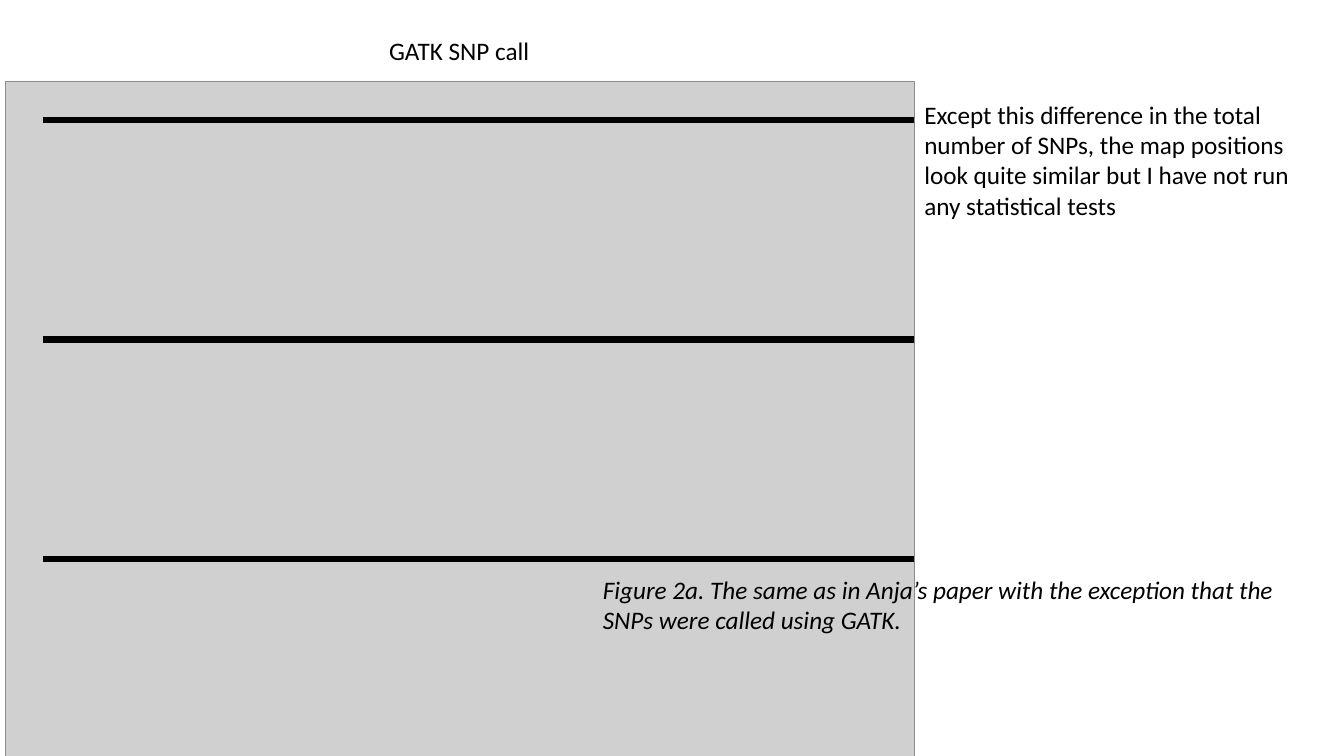
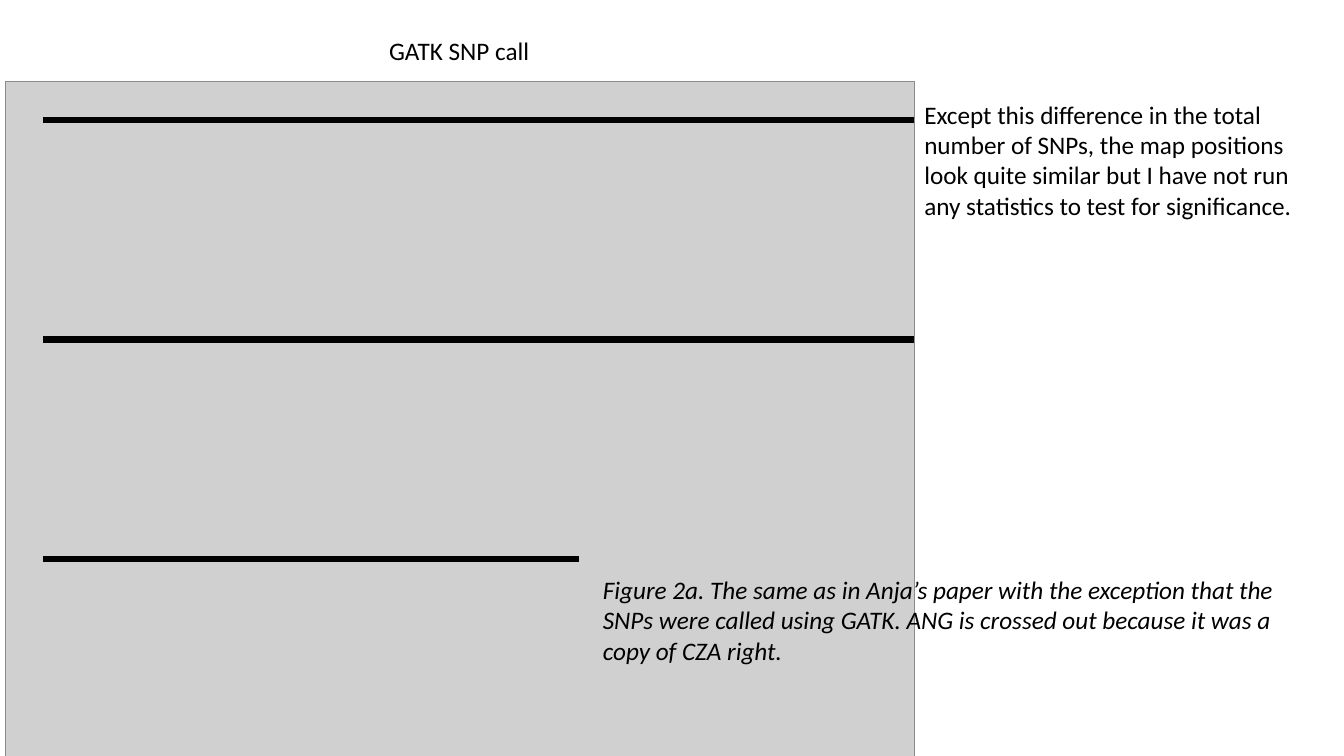
Before and after one commit to sam0per/Littorina_saxatilis_short_variants, a slide deck: slide 7 of short_genetic_variants/docs/short_indels.pptx. Drawn at 1344x756 pixels with LibreOffice and Linux fonts; fonts in the diff are those of the drawing; grey boxes stand for pictures. Boxes give left, top, right and bottom in pixels: in the first picture for what was removed or moved away, otherwise in the second. Text is boxed around its words. In the diff, an @@ line names an element or a change of style, - is before the commit and + after.

```diff
--- a/short_genetic_variants/docs/short_indels.pptx
+++ b/short_genetic_variants/docs/short_indels.pptx
@@ text at box(924, 106, 1291, 220): text changed @@
-Except this difference in the total number of SNPs, the map positions look quite similar but I have not run any statistical tests
+Except this difference in the total number of SNPs, the map positions look quite similar but I have not run any statistics to test for significance.
@@ line moved from (43, 560) - (914, 560) to (43, 560) - (580, 560) @@
@@ text at box(603, 579, 1272, 665): text changed @@
-Figure 2a. The same as in Anja’s paper with the exception that the SNPs were called using GATK.
+Figure 2a. The same as in Anja’s paper with the exception that the SNPs were called using GATK. ANG is crossed out because it was a copy of CZA right.
```
Also in this commit, not shown: 4 other slides changed, 2 other files.
